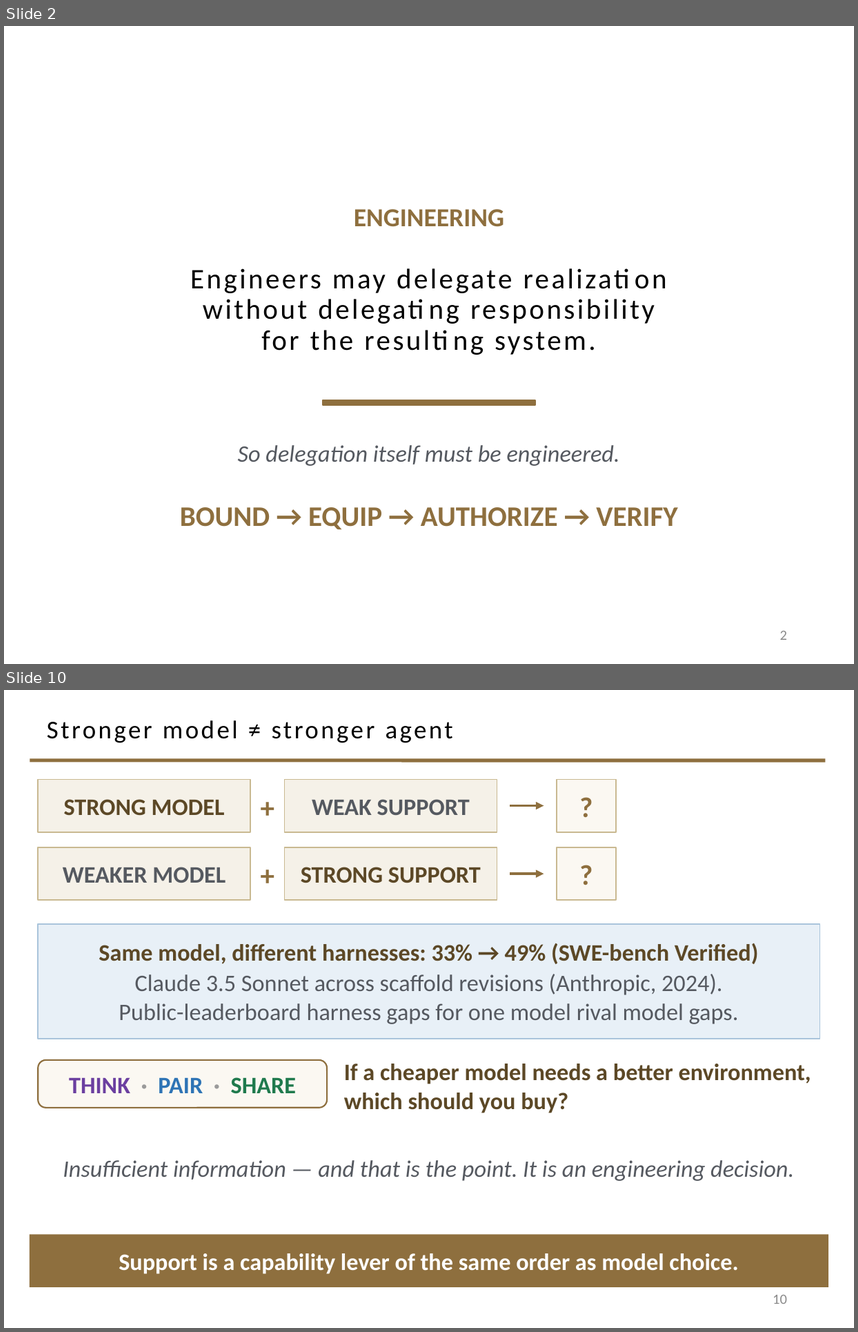
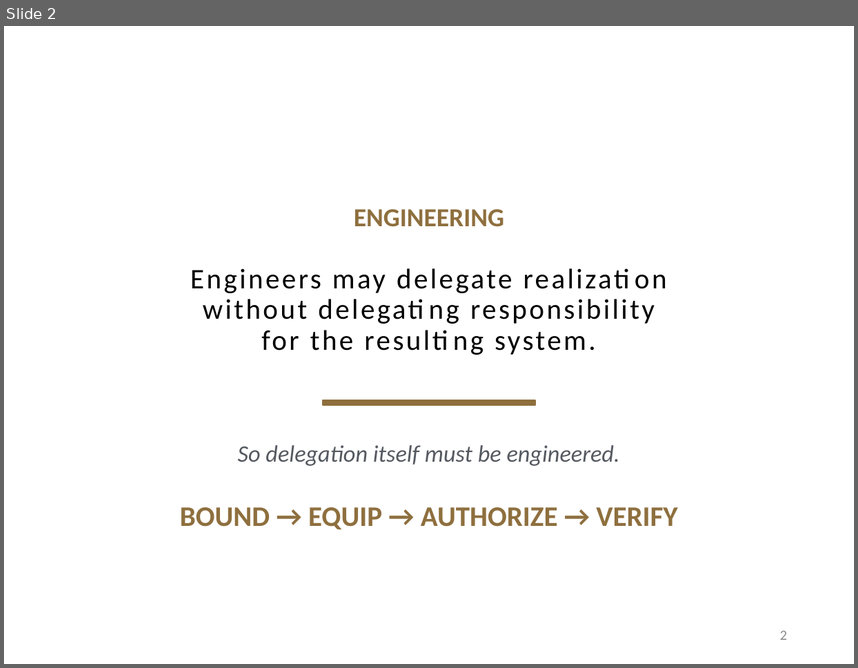
Before and after one commit to davisjam/model-based-agentic-software-engineering, a slide deck: course/lectures/act-2-delegation-and-control/01-delegation/2-1-Agents.pptx. Shown one above the other, each under a label of ours: slides 2 and 10 before the commit, slide 2 after it; the slides between them are not shown. The pictures are 858x1332 and 858x668 pixels, drawn with LibreOffice and Linux fonts; fonts in the diff are those of the drawing; background and template pictures are left out. Boxes give left, top, right and bottom in pixels: in the first picture for what was removed or moved away, otherwise in the second. Text is boxed around its words. In the diff, an @@ line names an element or a change of style, - is before the commit and + after.

```diff
--- a/course/lectures/act-2-delegation-and-control/01-delegation/2-1-Agents.pptx
+++ b/course/lectures/act-2-delegation-and-control/01-delegation/2-1-Agents.pptx
@@ slide 10 removed at (4, 690, 854, 1328), background #FFFFFF @@
@@ title removed at (47, 720, 453, 743) @@
-Stronger model ≠ stronger agent
@@ line removed from (30, 760) to (825, 760) @@
@@ rectangle removed at (38, 779, 250, 832) @@
-STRONG MODEL
@@ text removed at (254, 789, 280, 832) @@
-+
@@ rectangle removed at (285, 779, 497, 832) @@
-WEAK SUPPORT
@@ rectangle removed at (557, 779, 616, 832) @@
-?
@@ arrow removed from (510, 806) to (544, 806) @@
@@ rectangle removed at (38, 847, 250, 900) @@
-WEAKER MODEL
@@ rectangle removed at (285, 847, 497, 900) @@
-STRONG SUPPORT
@@ rectangle removed at (557, 847, 616, 900) @@
-?
@@ text removed at (254, 858, 280, 900) @@
-+
@@ arrow removed from (510, 874) to (544, 874) @@
@@ rectangle removed at (38, 924, 820, 1038) @@
-Same model, different harnesses: 33% → 49% (SWE-bench Verified)
-Claude 3.5 Sonnet across scaffold revisions (Anthropic, 2024).
-Public-leaderboard harness gaps for one model rival model gaps.
@@ rounded rectangle removed at (38, 1060, 327, 1107) @@
-THINK · PAIR · SHARE
@@ text removed at (344, 1063, 811, 1113) @@
-If a cheaper model needs a better environment, which should you buy?
@@ text removed at (63, 1160, 794, 1181) @@
-Insufficient information — and that is the point. It is an engineering decision.
@@ rectangle removed at (30, 1234, 829, 1287) @@
-Support is a capability lever of the same order as model choice.
@@ page number removed at (773, 1294, 787, 1303) @@
-10
```
Also in this commit, not shown: 9 slides changed, 23 slides added, 29 other slides removed, 1 other file.
